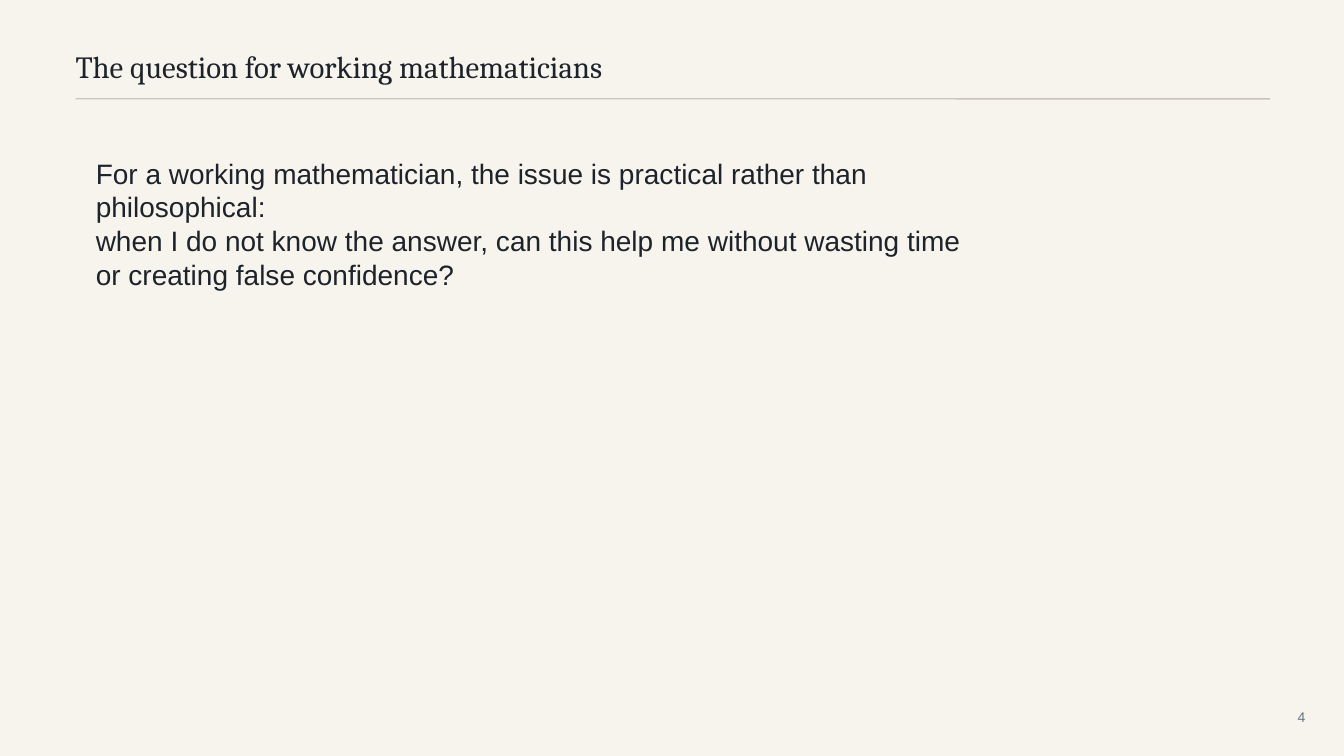
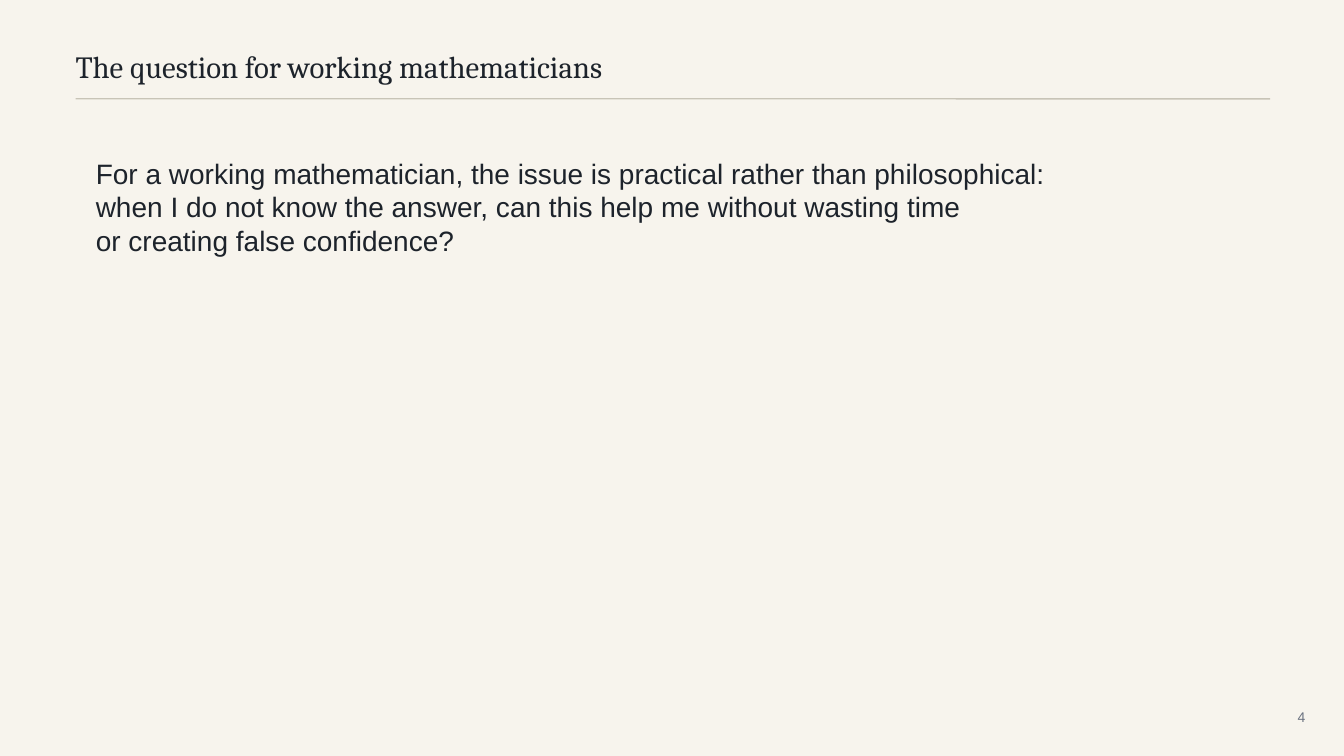
Before and after one commit to mattrobball/2026_03_09-colloquium, a slide deck: slide 4 of deck/should-you-trust-an-ai-mathematician.pptx. Drawn at 1344x756 pixels with LibreOffice and Linux fonts; fonts in the diff are those of the drawing. Boxes give left, top, right and bottom in pixels: in the first picture for what was removed or moved away, otherwise in the second. Text is boxed around its words. In the diff, an @@ line names an element or a change of style, - is before the commit and + after.

```diff
--- a/deck/should-you-trust-an-ai-mathematician.pptx
+++ b/deck/should-you-trust-an-ai-mathematician.pptx
@@ text "For a working mathematician, the ..." rewrapped from box(96, 163, 960, 290) to box(96, 163, 1044, 256) @@
```
Also in this commit, not shown: 13 other slides changed, 2 other files.
